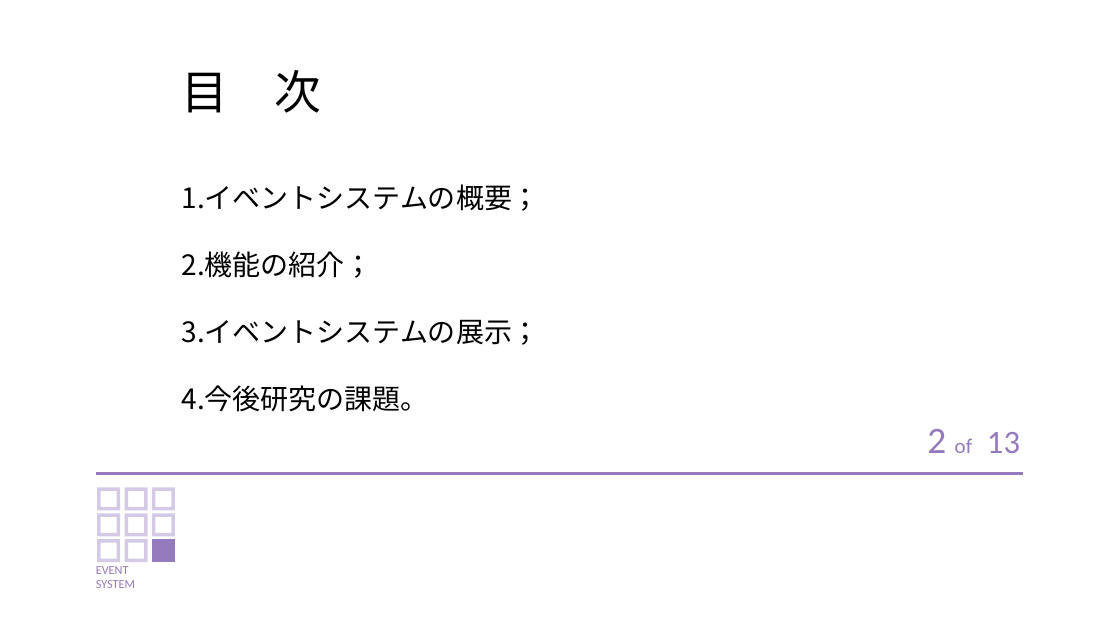
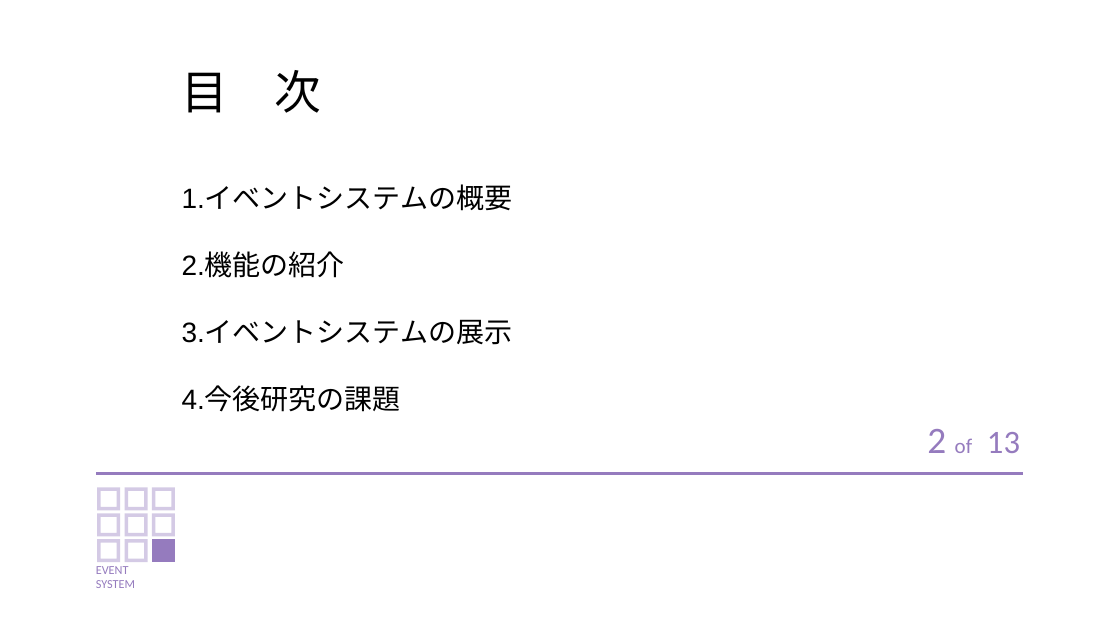
Before and after one commit to amemiyakr/EventSystemOfGD, a slide deck: slide 2 of イベントシステム文書/5.Event System(発表用).pptx. Drawn at 1120x630 pixels with LibreOffice and Linux fonts; fonts in the diff are those of the drawing. Boxes give left, top, right and bottom in pixels: in the first picture for what was removed or moved away, otherwise in the second. Text is boxed around its words. In the diff, an @@ line names an element or a change of style, - is before the commit and + after.

```diff
--- a/イベントシステム文書/5.Event System(発表用).pptx
+++ b/イベントシステム文書/5.Event System(発表用).pptx
@@ text at [182,186,513,412]: text changed; font Noto Sans CJK JP to Arial @@
-1.イベントシステムの概要；
-2.機能の紹介；
-3.イベントシステムの展示；
-4.今後研究の課題。
+1.イベントシステムの概要
+2.機能の紹介
+3.イベントシステムの展示
+4.今後研究の課題
```
Also in this commit, not shown: 13 other slides changed, 3 other files.
